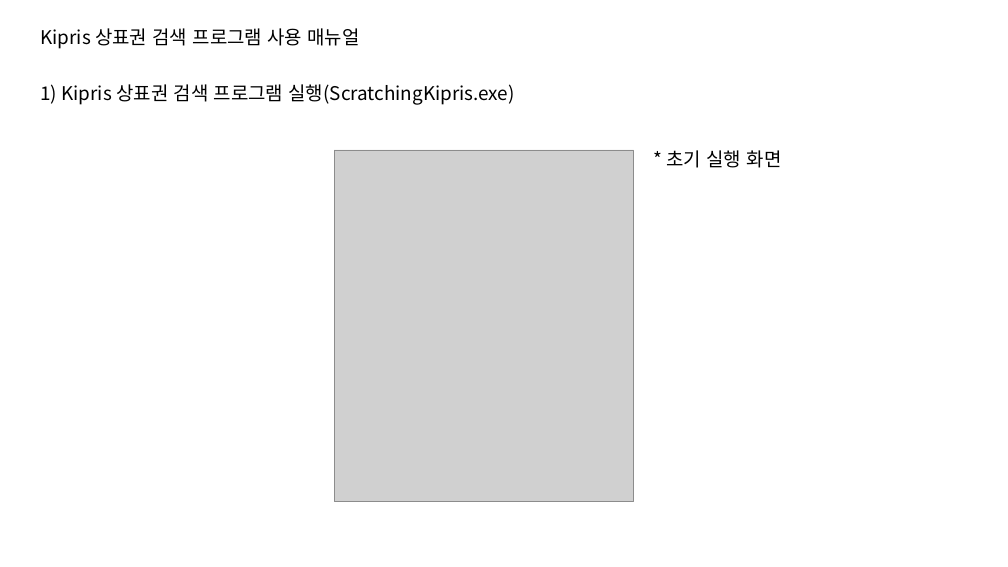
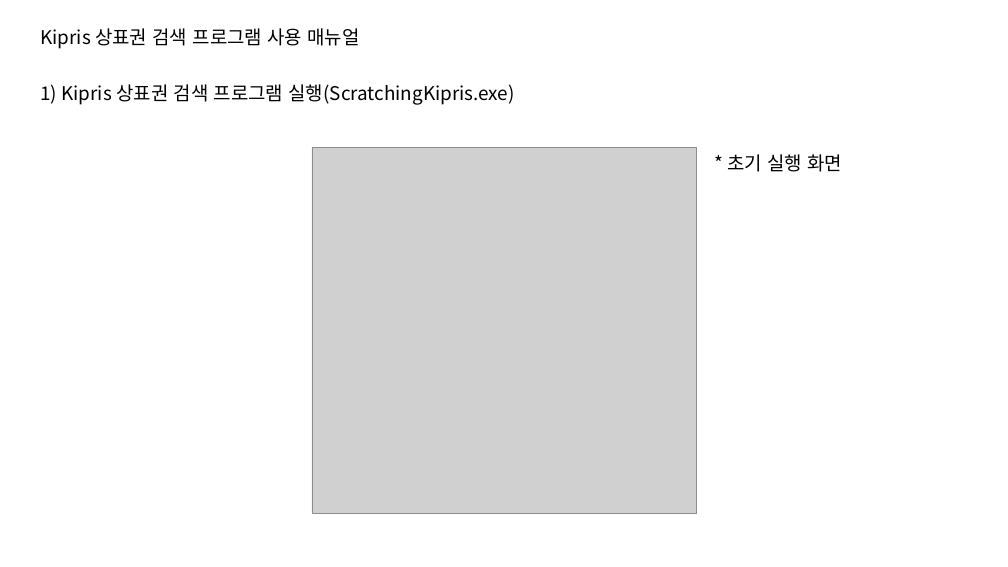
Before and after one commit to TomLee9903/TomLee9903, a slide deck: slide 4 of ScratchingKipris/사용매뉴얼.pptx. Drawn at 1008x567 pixels with LibreOffice and Linux fonts; fonts in the diff are those of the drawing; grey boxes stand for pictures. Boxes give left, top, right and bottom in pixels: in the first picture for what was removed or moved away, otherwise in the second. Text is boxed around its words. In the diff, an @@ line names an element or a change of style, - is before the commit and + after.

```diff
--- a/ScratchingKipris/사용매뉴얼.pptx
+++ b/ScratchingKipris/사용매뉴얼.pptx
@@ picture: place and size @@
-picture at (334, 150, 634, 501)
+picture at (312, 148, 696, 513)
@@ text "* 초기 실행 화면": place and size @@
-text "* 초기 실행 화면" at (666, 150, 782, 168)
+text "* 초기 실행 화면" at (727, 154, 843, 172)
```
Also in this commit, not shown: 8 other slides changed, 2 slides added, 2 other files.
